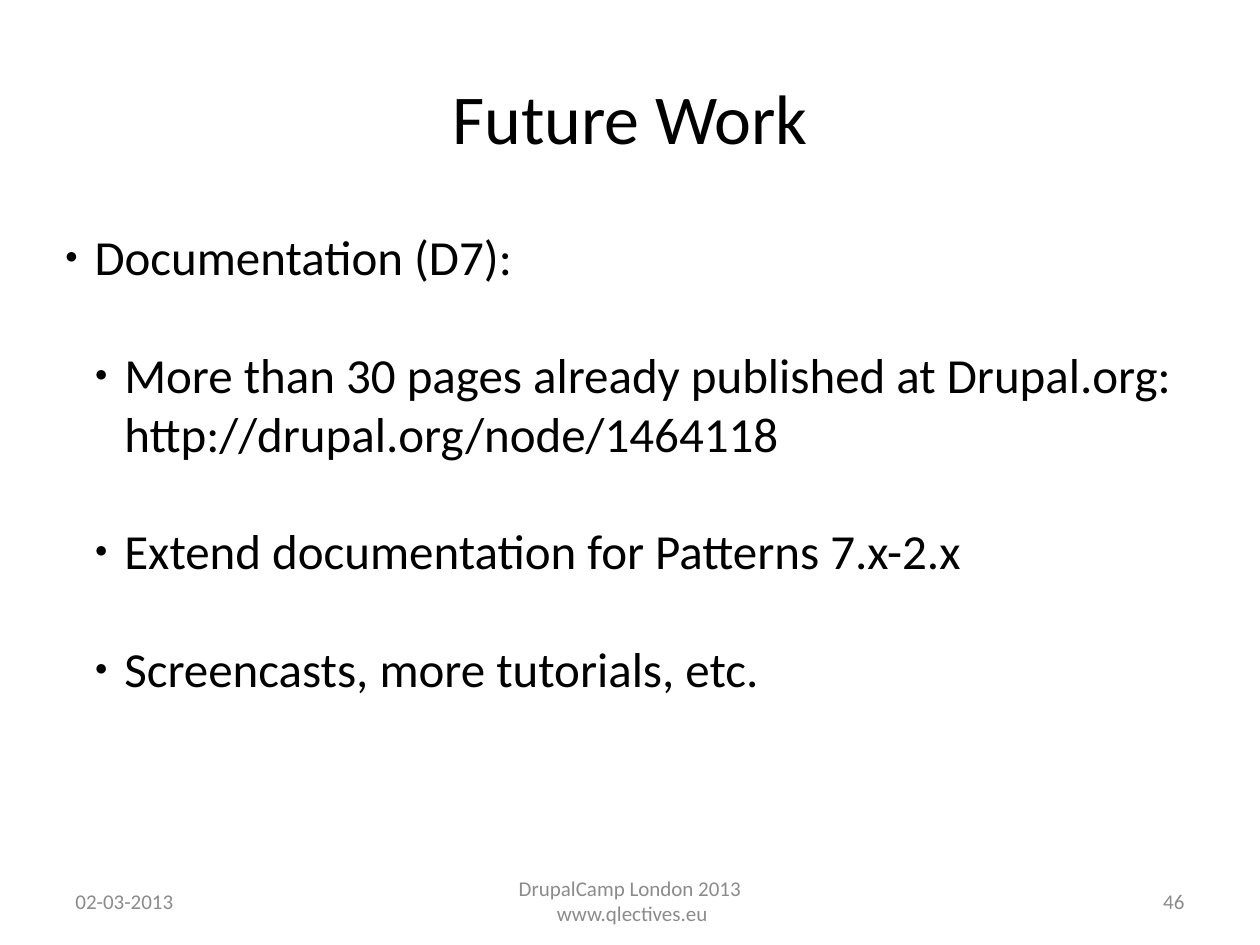
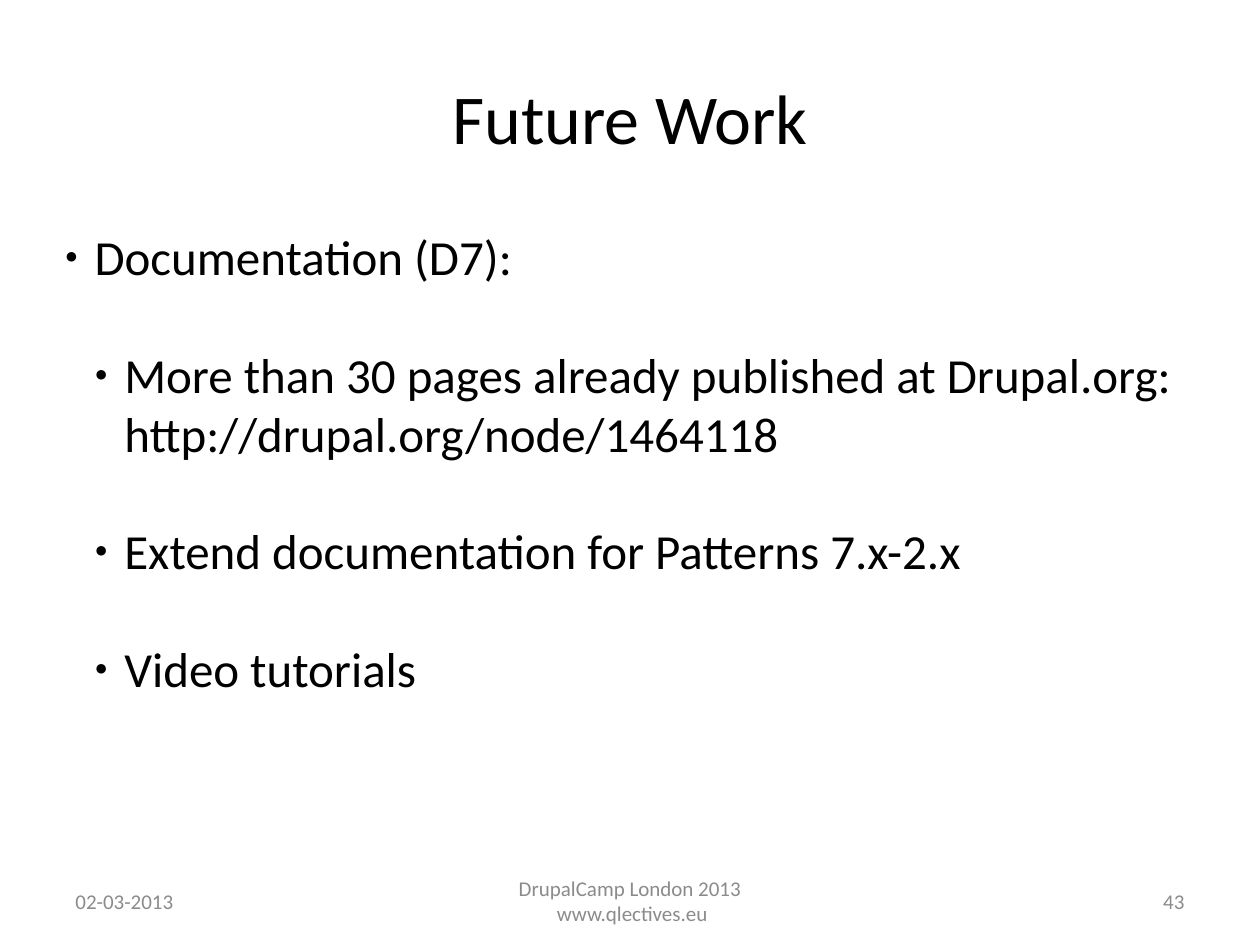
Before and after one commit to QScience/dc-slides, a slide deck: slide 43 of dclondon2013/patterns_dclondon2013.odp (slide 46 before the commit). Drawn at 1260x945 pixels with LibreOffice and Linux fonts; fonts in the diff are those of the drawing; background and template pictures are left out. Boxes give left, top, right and bottom in pixels: in the first picture for what was removed or moved away, otherwise in the second. Text is boxed around its words. In the diff, an @@ line names an element or a change of style, - is before the commit and + after.

```diff
--- a/dclondon2013/patterns_dclondon2013.odp
+++ b/dclondon2013/patterns_dclondon2013.odp
@@ text at [124, 653, 416, 688]: text changed @@
-  ● Screencasts, more tutorials, etc.
+  ● Video tutorials
@@ page number at [1163, 895, 1184, 909]: text changed @@
-46
+43
```
Also in this commit, not shown: 9 other slides changed, 4 slides removed, 1 other file.
